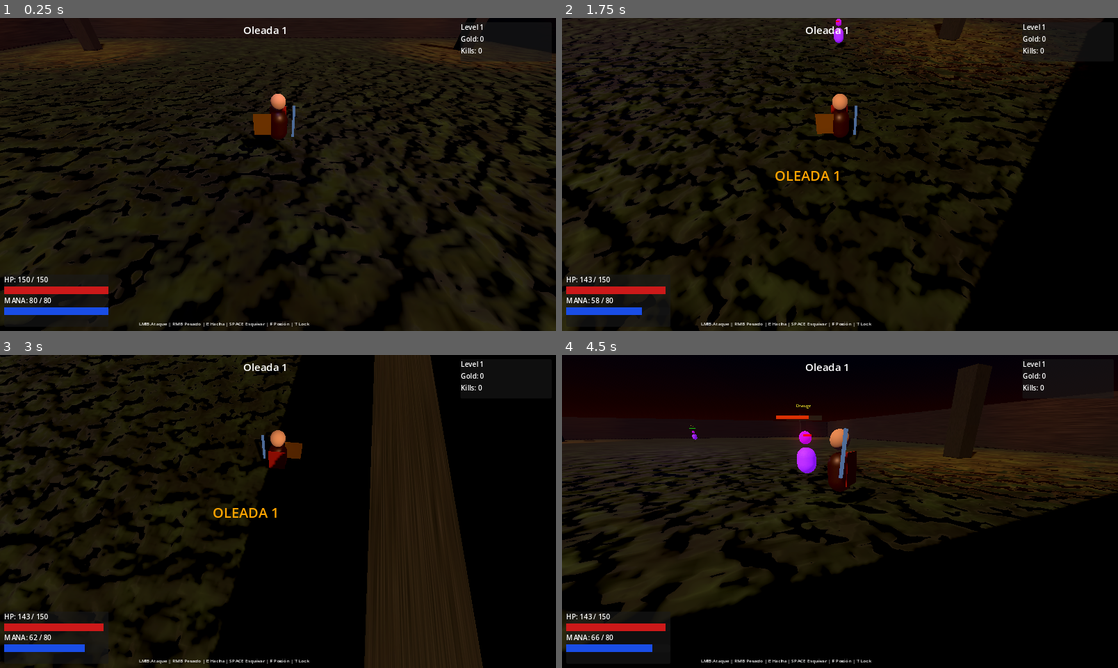
Above: before the commit, frames 1-4 (two rows, left to right).
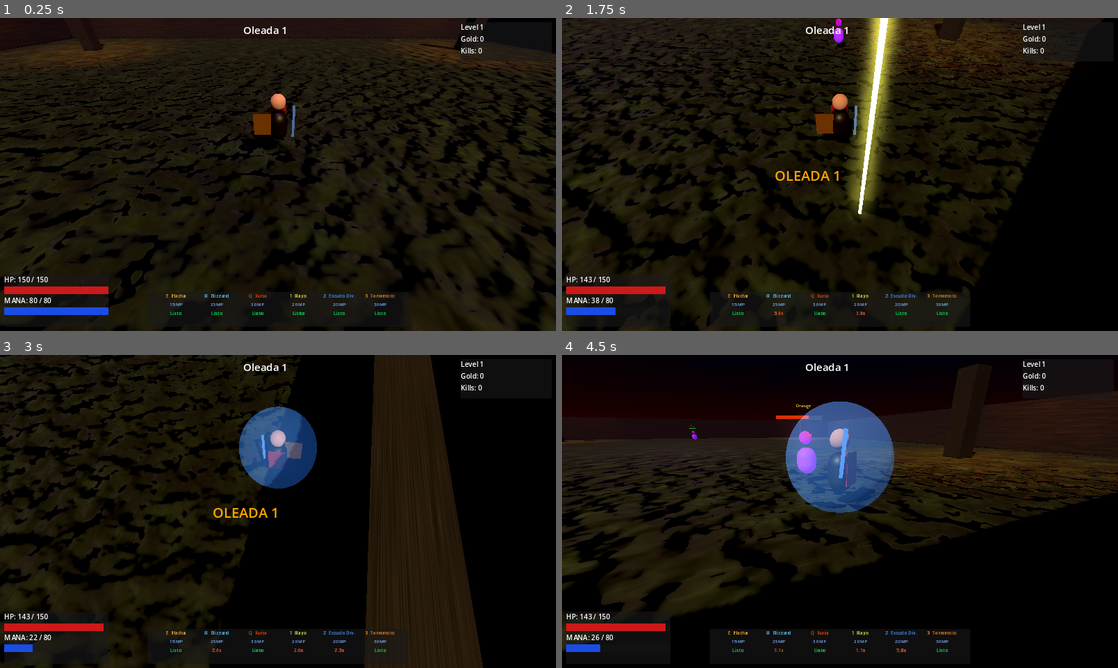
Above: after the commit, the same moments.

Repository: maicolrtu531-lab/michael
Game: Godot game, scene res://scenes/world/main.tscn
Same seed, same stepped clock (60 frames per second), same inputs: the game is played once before the commit and once after it.
Inputs (mouse positions are in pixels of both pictures, inside the frame that each line leads up to):
- Up to frame 1 (0.25 s): no input
- Up to frame 2 (1.75 s): tap Enter (ui_accept) at 0.5, 0.77, 1.52 s; move the mouse to (962, 158) at 0.52 s; hold D (move_right) 0.53-1.28 s; tap R (blizzard) at 0.6 s; tap Space (dodge) at 0.8, 1.35 s; move the mouse to (728, 190) at 1.27 s; hold S (move_backward) from 1.28 s (still down); tap 1 at 1.55 s
- Up to frame 3 (3 s): move the mouse to (333, 442) at 2.02 s; release S (move_backward) at 2.03 s; hold D (move_right) 2.03-2.78 s; tap 1 at 2.1 s; tap 2 at 2.3, 2.85 s; move the mouse to (250, 574) at 2.77 s; hold W (move_forward) from 2.78 s (still down)
- Up to frame 4 (4.5 s): tap Enter (ui_accept) at 3.02, 3.77 s; tap 3 at 3.05, 3.6 s; move the mouse to (1006, 558) at 3.52 s; release W (move_forward) at 3.53 s; hold A (move_left) from 3.53 s (still down); tap R (blizzard) at 3.8 s; move the mouse to (673, 464) at 4.27 s; right-click (673, 464) at 4.35 s

The runs differ from the first frame. In frame 1, 0.8% of the frame differs, in the area x 25-71%, y 29-99%; in frame 2, 4.5%; in frame 3, 3.6%; in frame 4, 6.2%, in the area x 5-71%, y 14-99%.

Commit message:
Add 3 new spells (Lightning, Divine Shield, Ground Slam) + VFX + spell HUD
- Lightning Strike (1): targets nearest enemy in front, 3x damage, cylinder flash VFX
- Divine Shield (2): 4s invincibility + translucent sphere bubble on player
- Ground Slam (3): AOE shockwave ring, knocks back all enemies within 6 units
- Rage now glows player body orange while active
- HUD spell bar shows all 6 spells with live cooldown countdown + color coding

https://claude.ai/code/session_01CDaE9m9Lsx9UGeZP5a464X

Diff:
--- a/godot-wrath/scripts/player/player.gd
+++ b/godot-wrath/scripts/player/player.gd
@@ -29,21 +29,27 @@
 var rage_cd      : float = 0.0
 var axe_cd       : float = 0.0
 var blizzard_cd  : float = 0.0
+var lightning_cd : float = 0.0
+var shield_cd    : float = 0.0
+var shield_active: float = 0.0
+var slam_cd      : float = 0.0
 var mana_regen   : float = 3.0
 
 # Camera stored as world-space angles so player body rotation doesn't affect it
 var cam_yaw   : float = 0.0
-var cam_pitch : float = -0.35   # ~-20 degrees
+var cam_pitch : float = -0.35
 
 var locked_target : Node3D = null
 var lock_range    : float  = 14.0
-var melee_range   : float  = 2.5   # distance for melee hit detection
-
-var _tween : Tween = null
+var melee_range   : float  = 2.5
+
+var _tween      : Tween = null
 var _sword_node : MeshInstance3D = null
 var _body_node  : MeshInstance3D = null
+var _shield_mesh: MeshInstance3D = null
 var _bob_timer  : float = 0.0
 var _is_moving  : bool  = false
+var _shield_vfx : MeshInstance3D = null
 
 signal health_changed(current, maximum)
 signal mana_changed(current, maximum)
@@ -62,8 +68,9 @@
 	mana = max_mana
 	add_to_group("player")
 	Input.mouse_mode = Input.MOUSE_MODE_CONFINED_HIDDEN
-	_sword_node = get_node_or_null("Sword")
-	_body_node  = get_node_or_null("Body")
+	_sword_node  = get_node_or_null("Sword")
+	_body_node   = get_node_or_null("Body")
+	_shield_mesh = get_node_or_null("Shield")
 
 func _animate(delta: float) -> void:
 	var moving = velocity.length() > 1.0 and is_on_floor()
@@ -76,6 +83,23 @@
 	elif _body_node:
 		_body_node.position.y = lerp(_body_node.position.y, 0.75, 8.0 * delta)
 
+	# Rage glow on body
+	if _body_node and rage_active > 0:
+		var mat = _body_node.get_surface_override_material(0)
+		if mat:
+			mat.emission_enabled = true
+			mat.emission = Color(1.0, 0.3, 0.0, 1)
+			mat.emission_energy_multiplier = 1.5
+	elif _body_node:
+		var mat = _body_node.get_surface_override_material(0)
+		if mat and mat.emission_enabled:
+			mat.emission_energy_multiplier = 0.0
+			mat.emission_enabled = false
+
+	# Shield bubble pulse
+	if _shield_vfx and is_instance_valid(_shield_vfx):
+		_shield_vfx.scale = Vector3.ONE * (1.0 + sin(_bob_timer * 3.0) * 0.05)
+
 func _input(event: InputEvent) -> void:
 	if event is InputEventMouseMotion and not locked_target:
 		cam_yaw   -= event.relative.x * 0.003
@@ -109,7 +133,6 @@
 		to.y = 0
 		if to.length() > 0.1:
 			cam_yaw = lerp_angle(cam_yaw, atan2(to.x, to.z) + PI, 6.0 * delta)
-	# Local rotation = world cam_yaw minus player body yaw → camera stays fixed in world space
 	camera_arm.rotation.y = cam_yaw - rotation.y
 	camera_arm.rotation.x = cam_pitch
 
@@ -127,7 +150,6 @@
 	var iz = Input.get_axis("move_forward", "move_backward")
 	var input_dir = Vector2(ix, iz)
 
-	# Move relative to camera yaw (world-space)
 	var cy = cos(cam_yaw)
 	var sy = sin(cam_yaw)
 	var move_dir = Vector3(
@@ -141,7 +163,6 @@
 	if move_dir.length() > 0.1:
 		velocity.x = move_dir.x * spd
 		velocity.z = move_dir.z * spd
-		# Face movement direction (or locked target)
 		var face_dir = move_dir
 		if locked_target and is_instance_valid(locked_target):
 			var to = locked_target.global_position - global_position
@@ -162,8 +183,7 @@
 	dodge_timer = 0.32
 	invincible  = 0.38
 	dodge_dir   = dir
-	# Visual lean during dodge
-	if _body_node and _tween == null or (_tween != null and not _tween.is_running()):
+	if _body_node and (_tween == null or not _tween.is_running()):
 		var lean = create_tween()
 		lean.tween_property(_body_node, "rotation_degrees", Vector3(25, 0, 0), 0.15)
 		lean.tween_property(_body_node, "rotation_degrees", Vector3(0, 0, 0), 0.2)
@@ -171,7 +191,6 @@
 func _handle_combat() -> void:
 	if attack_cd > 0 or is_dodging:
 		return
-	# Mouse OR keyboard attacks
 	var light = Input.is_action_just_pressed("attack_light") or Input.is_key_label_pressed(KEY_Z)
 	var heavy = Input.is_action_just_pressed("attack_heavy") or Input.is_key_label_pressed(KEY_X)
 	if light:
@@ -184,11 +203,16 @@
 		use_potion()
 
 func _handle_spells() -> void:
-	# Spells use separate cooldowns — not blocked by attack_cd
 	if Input.is_action_just_pressed("blizzard"):
 		_blizzard()
 	if Input.is_action_just_pressed("spartan_rage"):
 		_spartan_rage()
+	if Input.is_key_label_pressed(KEY_1):
+		_lightning_strike()
+	if Input.is_key_label_pressed(KEY_2):
+		_divine_shield()
+	if Input.is_key_label_pressed(KEY_3):
+		_ground_slam()
 
 func _melee_attack(heavy: bool) -> void:
 	if combo_timer > 0:
@@ -201,11 +225,12 @@
 	_swing_sword()
 
 	var dmg_mult = 2.0 if heavy else 1.0
-	if combo_count == 2: dmg_mult *= 1.5
-	if rage_active > 0:  dmg_mult *= 1.5
+	if combo_count == 2:
+		dmg_mult *= 1.5
+	if rage_active > 0:
+		dmg_mult *= 1.5
 	var dmg = int(base_damage * dmg_mult)
 
-	# Direct distance check — no collision layers needed
 	var forward = Vector3(sin(rotation.y), 0, cos(rotation.y))
 	for e in get_tree().get_nodes_in_group("enemy"):
 		if not is_instance_valid(e):
@@ -215,7 +240,6 @@
 		var dist = diff.length()
 		if dist > melee_range:
 			continue
-		# Must be roughly in front (dot product > -0.3 = ~100° arc)
 		if dist > 0.5 and forward.dot(diff.normalized()) < -0.3:
 			continue
 		var kb = diff.normalized() * 7.0
@@ -254,6 +278,7 @@
 	blizzard_cd = 5.0
 	mana -= 25
 	emit_signal("mana_changed", int(mana), max_mana)
+	_spawn_vfx_sphere(global_position + Vector3(0, 0.5, 0), 9.0, Color(0.4, 0.8, 1.0, 1), 0.6)
 	for e in get_tree().get_nodes_in_group("enemy"):
 		if not is_instance_valid(e):
 			continue
@@ -269,6 +294,159 @@
 	rage_active = 6.0
 	mana       -= 30
 	emit_signal("mana_changed", int(mana), max_mana)
+	_spawn_vfx_sphere(global_position + Vector3(0, 1.0, 0), 2.5, Color(1.0, 0.4, 0.0, 1), 0.4)
+
+# --- New spells ---
+
+func _lightning_strike() -> void:
+	if lightning_cd > 0 or mana < 20:
+		return
+	lightning_cd = 4.0
+	mana -= 20
+	emit_signal("mana_changed", int(mana), max_mana)
+
+	# Hit closest enemy in front
+	var best_enemy : Node3D = null
+	var best_dist  : float  = 18.0
+	var forward = Vector3(sin(rotation.y), 0, cos(rotation.y))
+	for e in get_tree().get_nodes_in_group("enemy"):
+		if not is_instance_valid(e):
+			continue
+		var diff = e.global_position - global_position
+		diff.y = 0
+		var d = diff.length()
+		if d < best_dist and forward.dot(diff.normalized()) > 0.4:
+			best_dist  = d
+			best_enemy = e
+
+	if best_enemy:
+		best_enemy.take_damage(int(base_damage * 3.0), Vector3.ZERO)
+		_spawn_lightning_vfx(best_enemy.global_position)
+	else:
+		_spawn_lightning_vfx(global_position + forward * 5.0)
+
+func _spawn_lightning_vfx(pos: Vector3) -> void:
+	# Bright yellow-white flash cylinder
+	var vfx = MeshInstance3D.new()
+	var m   = CylinderMesh.new()
+	m.top_radius    = 0.08
+	m.bottom_radius = 0.08
+	m.height        = 6.0
+	vfx.mesh        = m
+	var mat = StandardMaterial3D.new()
+	mat.albedo_color            = Color(1.0, 1.0, 0.3, 1)
+	mat.emission_enabled        = true
+	mat.emission                = Color(1.0, 1.0, 0.2, 1)
+	mat.emission_energy_multiplier = 6.0
+	vfx.set_surface_override_material(0, mat)
+	vfx.global_position = pos + Vector3(0, 3.0, 0)
+	get_parent().add_child(vfx)
+
+	var t = vfx.create_tween()
+	t.tween_property(vfx, "scale", Vector3(3.0, 1.0, 3.0), 0.08)
+	t.tween_property(vfx, "scale", Vector3(0.1, 1.2, 0.1), 0.12)
+	t.tween_property(mat, "albedo_color", Color(1, 1, 1, 0), 0.2)
+	await get_tree().create_timer(0.4).timeout
+	if is_instance_valid(vfx):
+		vfx.queue_free()
+
+func _divine_shield() -> void:
+	if shield_cd > 0 or mana < 20:
+		return
+	shield_cd    = 8.0
+	shield_active = 4.0
+	mana -= 20
+	emit_signal("mana_changed", int(mana), max_mana)
+	invincible = 4.0
+
+	# Spawn shield bubble
+	if _shield_vfx and is_instance_valid(_shield_vfx):
+		_shield_vfx.queue_free()
+	_shield_vfx = MeshInstance3D.new()
+	var m = SphereMesh.new()
+	m.radius = 1.2
+	m.height = 2.4
+	_shield_vfx.mesh = m
+	var mat = StandardMaterial3D.new()
+	mat.albedo_color   = Color(0.3, 0.6, 1.0, 0.25)
+	mat.emission_enabled = true
+	mat.emission       = Color(0.2, 0.5, 1.0, 1)
+	mat.emission_energy_multiplier = 1.5
+	mat.transparency   = BaseMaterial3D.TRANSPARENCY_ALPHA
+	_shield_vfx.set_surface_override_material(0, mat)
+	_shield_vfx.position = Vector3(0, 1.0, 0)
+	add_child(_shield_vfx)
+	_despawn_shield_later()
+
+func _despawn_shield_later() -> void:
+	await get_tree().create_timer(4.0).timeout
+	if _shield_vfx and is_instance_valid(_shield_vfx):
+		var t = create_tween()
+		t.tween_property(_shield_vfx, "scale", Vector3.ZERO, 0.3)
+		await get_tree().create_timer(0.3).timeout
+		if _shield_vfx and is_instance_valid(_shield_vfx):
+			_shield_vfx.queue_free()
+
+func _ground_slam() -> void:
+	if slam_cd > 0 or mana < 30:
+		return
+	slam_cd = 6.0
+	mana   -= 30
+	emit_signal("mana_changed", int(mana), max_mana)
+
+	# Shockwave ring visual
+	var ring = MeshInstance3D.new()
+	var m = TorusMesh.new()
+	m.inner_radius = 0.3
+	m.outer_radius = 0.5
+	ring.mesh = m
+	var mat = StandardMaterial3D.new()
+	mat.albedo_color = Color(1.0, 0.6, 0.1, 1)
+	mat.emission_enabled = true
+	mat.emission = Color(1.0, 0.5, 0.0, 1)
+	mat.emission_energy_multiplier = 4.0
+	ring.set_surface_override_material(0, mat)
+	ring.global_position = global_position + Vector3(0, 0.1, 0)
+	get_parent().add_child(ring)
+
+	var t = ring.create_tween()
+	t.tween_property(ring, "scale", Vector3(10.0, 0.5, 10.0), 0.4)
+	t.tween_property(mat, "albedo_color", Color(1.0, 0.5, 0.0, 0), 0.3)
+
+	for e in get_tree().get_nodes_in_group("enemy"):
+		if not is_instance_valid(e):
+			continue
+		var diff = e.global_position - global_position
+		var d    = diff.length()
+		if d < 6.0:
+			var kb = diff.normalized() * 12.0
+			e.take_damage(int(base_damage * 2.2), kb)
+
+	await get_tree().create_timer(0.7).timeout
+	if is_instance_valid(ring):
+		ring.queue_free()
+
+func _spawn_vfx_sphere(pos: Vector3, radius: float, col: Color, duration: float) -> void:
+	var vfx = MeshInstance3D.new()
+	var m = SphereMesh.new()
+	m.radius = radius
+	m.height = radius * 2.0
+	vfx.mesh = m
+	var mat = StandardMaterial3D.new()
+	mat.albedo_color   = Color(col.r, col.g, col.b, 0.3)
+	mat.emission_enabled = true
+	mat.emission       = col
+	mat.emission_energy_multiplier = 2.0
+	mat.transparency   = BaseMaterial3D.TRANSPARENCY_ALPHA
+	vfx.set_surface_override_material(0, mat)
+	vfx.global_position = pos
+	get_parent().add_child(vfx)
+	var t = vfx.create_tween()
+	t.tween_property(vfx, "scale", Vector3(1.0, 1.0, 1.0), 0.05)
+	t.tween_property(mat, "albedo_color", Color(col.r, col.g, col.b, 0), duration)
+	await get_tree().create_timer(duration + 0.1).timeout
+	if is_instance_valid(vfx):
+		vfx.queue_free()
 
 func _handle_timers(delta: float) -> void:
 	if attack_cd   > 0: attack_cd   -= delta
@@ -279,6 +457,11 @@
 	if rage_cd     > 0: rage_cd     -= delta
 	if axe_cd      > 0: axe_cd      -= delta
 	if blizzard_cd > 0: blizzard_cd -= delta
+	if lightning_cd > 0: lightning_cd -= delta
+	if shield_cd   > 0: shield_cd   -= delta
+	if shield_active > 0:
+		shield_active -= delta
+	if slam_cd     > 0: slam_cd     -= delta
 	if dodge_timer > 0:
 		dodge_timer -= delta
 		if dodge_timer <= 0:
--- a/godot-wrath/scripts/ui/hud.gd
+++ b/godot-wrath/scripts/ui/hud.gd
@@ -11,6 +11,20 @@
 var msg_label  : Label
 var msg_timer  : float = 0.0
 var kill_count : int   = 0
+
+# Spell cooldown labels
+var cd_labels  : Dictionary = {}
+var player_ref : Node = null
+
+# Spell metadata: key -> [display_name, cd_var, mana_cost, color]
+const SPELLS = {
+	"axe":       ["E  Hacha",       "axe_cd",       15, Color(1.0, 0.7, 0.2, 1)],
+	"blizzard":  ["R  Blizzard",    "blizzard_cd",  25, Color(0.4, 0.8, 1.0, 1)],
+	"rage":      ["Q  Furia",       "rage_cd",      30, Color(1.0, 0.3, 0.0, 1)],
+	"lightning": ["1  Rayo",        "lightning_cd", 20, Color(1.0, 1.0, 0.3, 1)],
+	"shield":    ["2  Escudo Div.", "shield_cd",    20, Color(0.3, 0.6, 1.0, 1)],
+	"slam":      ["3  Terremoto",   "slam_cd",      30, Color(0.9, 0.5, 0.1, 1)],
+}
 
 func _ready() -> void:
 	_build_ui()
@@ -100,19 +114,49 @@
 	wave_label.add_theme_font_size_override("font_size", 24)
 	add_child(wave_label)
 
-	# Bottom-center: hint
-	var hint = Label.new()
-	hint.text = "LMB Ataque | RMB Pesado | E Hacha | SPACE Esquivar | F Poción | T Lock"
-	hint.anchor_left   = 0.5
-	hint.anchor_right  = 0.5
-	hint.anchor_top    = 1.0
-	hint.anchor_bottom = 1.0
-	hint.offset_left   = -320
-	hint.offset_top    = -25
-	hint.offset_right  = 320
-	hint.offset_bottom = -5
-	hint.add_theme_font_size_override("font_size", 11)
-	add_child(hint)
+	# Bottom-center: spell bar
+	var spell_panel = PanelContainer.new()
+	spell_panel.anchor_left   = 0.5
+	spell_panel.anchor_right  = 0.5
+	spell_panel.anchor_top    = 1.0
+	spell_panel.anchor_bottom = 1.0
+	spell_panel.offset_left   = -300
+	spell_panel.offset_top    = -90
+	spell_panel.offset_right  = 300
+	spell_panel.offset_bottom = -10
+	add_child(spell_panel)
+
+	var spell_hbox = HBoxContainer.new()
+	spell_hbox.alignment = BoxContainer.ALIGNMENT_CENTER
+	spell_panel.add_child(spell_hbox)
+
+	for key in ["axe", "blizzard", "rage", "lightning", "shield", "slam"]:
+		var data  = SPELLS[key]
+		var vb    = VBoxContainer.new()
+		vb.custom_minimum_size = Vector2(90, 60)
+		spell_hbox.add_child(vb)
+
+		var name_lbl = Label.new()
+		name_lbl.text = data[0]
+		name_lbl.add_theme_font_size_override("font_size", 11)
+		name_lbl.add_theme_color_override("font_color", data[3])
+		name_lbl.horizontal_alignment = HORIZONTAL_ALIGNMENT_CENTER
+		vb.add_child(name_lbl)
+
+		var cost_lbl = Label.new()
+		cost_lbl.text = "%d MP" % data[2]
+		cost_lbl.add_theme_font_size_override("font_size", 10)
+		cost_lbl.add_theme_color_override("font_color", Color(0.5, 0.7, 1.0, 1))
+		cost_lbl.horizontal_alignment = HORIZONTAL_ALIGNMENT_CENTER
+		vb.add_child(cost_lbl)
+
+		var cd_lbl = Label.new()
+		cd_lbl.text = "Listo"
+		cd_lbl.add_theme_font_size_override("font_size", 11)
+		cd_lbl.add_theme_color_override("font_color", Color(0.0, 1.0, 0.4, 1))
+		cd_lbl.horizontal_alignment = HORIZONTAL_ALIGNMENT_CENTER
+		vb.add_child(cd_lbl)
+		cd_labels[key] = cd_lbl
 
 	# Center: big message
 	msg_label = Label.new()
@@ -134,9 +178,31 @@
 		if msg_timer <= 0:
 			msg_label.text = ""
 
+	if not player_ref or not is_instance_valid(player_ref):
+		return
+
+	var cd_map = {
+		"axe":       player_ref.axe_cd,
+		"blizzard":  player_ref.blizzard_cd,
+		"rage":      player_ref.rage_cd,
+		"lightning": player_ref.lightning_cd,
+		"shield":    player_ref.shield_cd,
+		"slam":      player_ref.slam_cd,
+	}
+	for key in cd_map:
+		var lbl : Label = cd_labels[key]
+		var cd  : float = cd_map[key]
+		if cd > 0:
+			lbl.text = "%.1fs" % cd
+			lbl.add_theme_color_override("font_color", Color(1.0, 0.4, 0.2, 1))
+		else:
+			lbl.text = "Listo"
+			lbl.add_theme_color_override("font_color", Color(0.0, 1.0, 0.4, 1))
+
 func connect_player(player: Node) -> void:
 	if not player:
 		return
+	player_ref = player
 	if player.has_signal("health_changed"):
 		player.health_changed.connect(_on_hp_changed)
 	if player.has_signal("mana_changed"):
